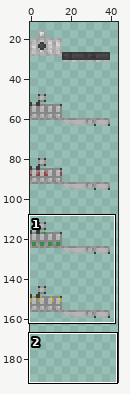
Edited in one commit: sprite sheet (assets/minecraft/textures/models/armor/leather_layer_2.png). Above, an overview of the earlier version with the close-up marked.
Close-up. As it was:
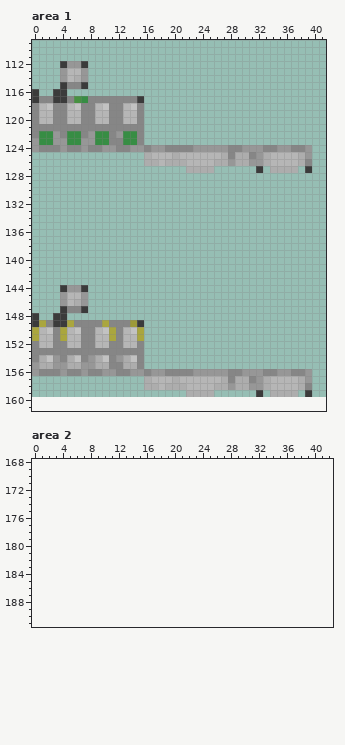
The file is 64x160 pixels. Colours within 5 levels of each other are drawn and written as one. Shown: area 1: x 0..41, y 109..161; area 2: x 0..42, y 168..191. The old version is drawn lined up with the new one, on the new canvas. The wide view leaves out empty margins.
Now the later version:
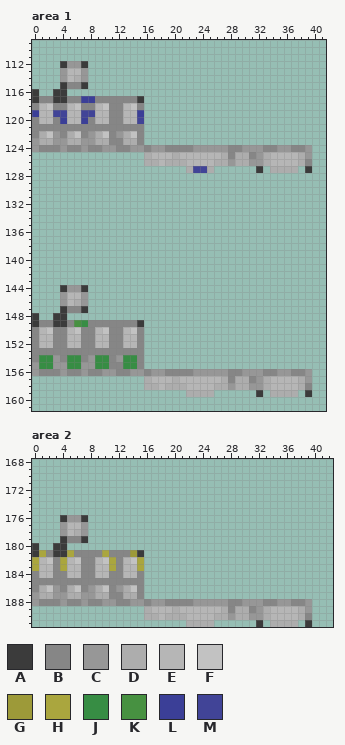
Palette (. is transparent): A #3b3b3b  B #868686  C #979797  D #adadad  E #b6b6b6  F #c2c2c2  G #9d9a39  H #aaa63e  J #378d44  K #479141  L #3b3f97  M #414497
Commit message: Добавление понож медика
Difference:
canvas 64x160 -> 64x192
Changed rows in their new state; - is an unchanged pixel.
Area 1:
first column x 0:
117 ------BLL-------
119 L--MM--MM------L
120 ----L--L-------M
122 -DF--DF--DF--DF-
123 -DD--DD--DD--DD-
first column x 23:
127 MM
first column x 0:
149 -B---BKJ--B---B-
150 B---B------B---B
151 B---B------B---B
154 -JJ--JJ--JJ--JJ-
155 -JJ--JJ--JJ--JJ-
Area 2:
first column x 0:
176 ----ACCA--------------------------------
177 ----CEEC--------------------------------
178 ----CEDC--------------------------------
179 ----ABBA--------------------------------
180 A--AA-----------------------------------
181 AHBAAHBBBBHBBBGA------------------------
182 HEFBHEFBBEFHBEFH------------------------
183 HEEBHEEBBEEHBEEH------------------------
184 BEEBBEEBBEEBBEEB------------------------
185 BBBBBBBBBBBBBBBB------------------------
186 BDFCBDFBCDFBCDFB------------------------
187 CDDCCDDCCDDBBDDB------------------------
188 CBBBCBBCBBCCBBCCBCCBBBBCCCCCBBCCCBBCCBBC
189 ----------------DEEEDEEEEEEDBDDBCDEEEEDC
190 ----------------DDEDDDEEEEDDCDDCCDEEEEDB
191 ----------------------DDDD------A-DDDD-A
Boxes around the changes in both close-ups, in picture pixels (x1, y1, x2, y2):
changed: (32, 96, 144, 145)
changed: (193, 166, 207, 173)
changed: (32, 320, 144, 369)
added: (32, 515, 312, 627)
